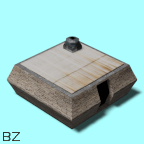
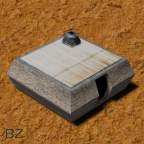
Before/after of a w=144, h=144 layered artwork. What changed in the layer stack:
added layer "Pasted Layer" above "foundry-tech.png" over [6, 129, 23, 138]
renamed "Background" to "foundry-tech.png", painted on it over [0, 0, 144, 144]
added layer "bg" over [0, 0, 144, 144]
